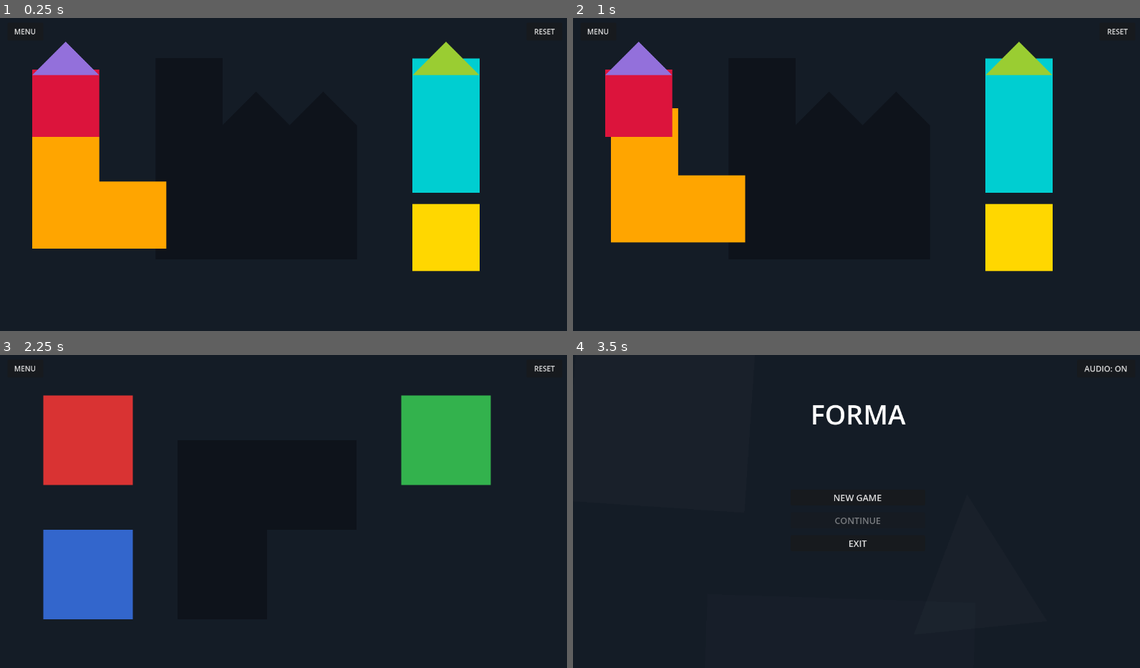
Above: before the commit, frames 1-4 (two rows, left to right).
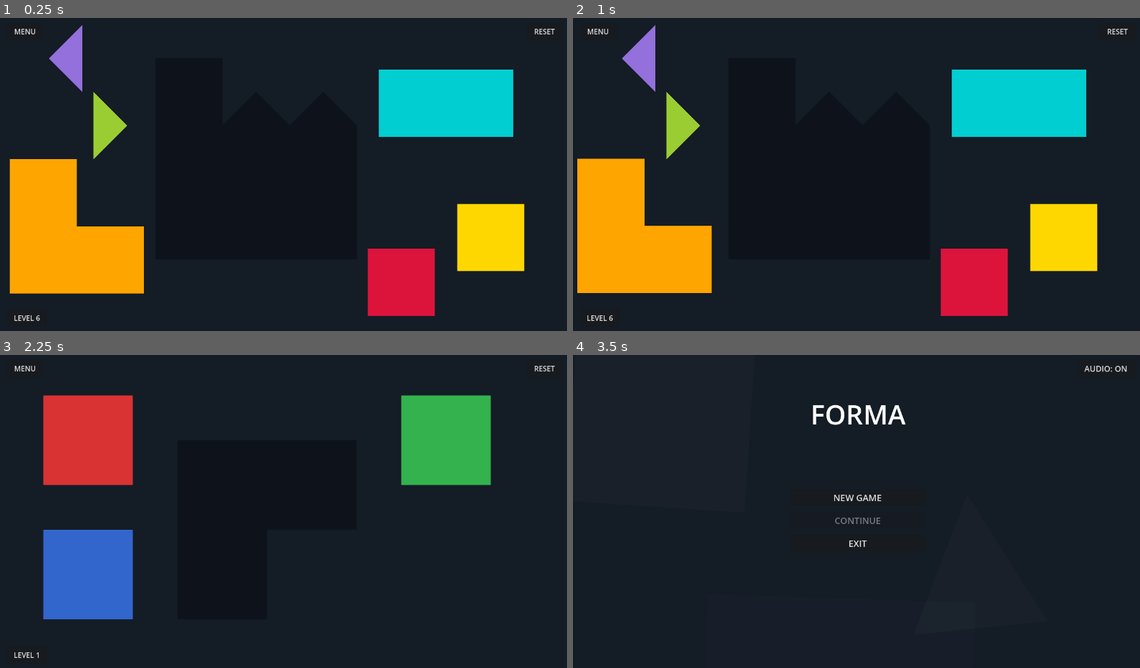
Above: after the commit, the same moments.

Repository: vaillant86/forma
Game: Godot game, scene res://lev_6.tscn
Two runs of this game, one before a commit and one after it. Both use one fixed random seed, a clock stepped at 60 frames per second and the inputs below. This scene is started directly instead of the project's main scene.
Inputs (mouse positions are in pixels of both pictures, inside the frame that each line leads up to):
- Up to frame 1 (0.25 s): no input
- Up to frame 2 (1 s): tap Enter at 0.5 s; move the mouse to (641, 215) at 0.52 s; click (641, 215) at 0.67 s
- Up to frame 3 (2.25 s): click "MENU" at 1.25 s; click "NEW GAME" at 2 s
- Up to frame 4 (3.5 s): click "MENU" at 2.75 s

The runs differ from the first frame. In frame 1, 23% of the frame differs, in the area x 1-93%, y 2-97%; in frame 2, 24%, in the area x 0-93%, y 2-97%; in frame 3, less than 0.1%; in frame 4, nothing differs.

Commit message:
Backup automatico:

Diff:
--- a/base_level.tscn
+++ b/base_level.tscn
@@ -57,6 +57,17 @@
 grow_horizontal = 0
 text = "RESET"
 
+[node name="BtnLevel" type="Button" parent="UI" unique_id=1314500607]
+anchors_preset = 2
+anchor_top = 1.0
+anchor_bottom = 1.0
+offset_left = 20.0
+offset_top = -60.0
+offset_right = 107.0
+offset_bottom = -20.0
+grow_vertical = 0
+mouse_filter = 2
+
 [node name="Targets" type="Node2D" parent="." unique_id=1709151857]
 
 [connection signal="pressed" from="UI/BtnProssimoLivello" to="." method="_on_btn_prossimo_livello_pressed"]
--- a/scripts/base_level.gd
+++ b/scripts/base_level.gd
@@ -3,20 +3,20 @@
 var gioco_attivo = false
 var raggio_calamita = 80.0
 
-# Variabili della griglia che si autocalcoleranno
 var grid_step = 75.0
 var grid_offset_x = 0.0
 var grid_offset_y = 0.0
 var griglia_calcolata = false
 
 func _ready():
-	$UI/LabelVittoria.hide()
-	$UI/BtnProssimoLivello.hide()
+	# Lasciamo vuoto questo blocco perché i file dei livelli (lev_1.gd, ecc.) lo sovrascrivono!
+	pass
 
 func _process(_delta):
-	# Al primo fotogramma utile, autocalcola la griglia perfetta
+	# Al primissimo fotogramma, calcoliamo la griglia E aggiorniamo l'interfaccia in sicurezza
 	if not griglia_calcolata:
 		calcola_griglia_automatica()
+		imposta_interfaccia()
 		gioco_attivo = true
 		return
 
@@ -26,11 +26,21 @@
 	if controlla_vittoria():
 		gestisci_vittoria()
 
+func imposta_interfaccia():
+	# Questa funzione viene chiamata in sicurezza dal _process() al primo fotogramma
+	$UI/LabelVittoria.hide()
+	$UI/BtnProssimoLivello.hide()
+
+	var nome_file = scene_file_path.get_file().get_basename()
+	if "_" in nome_file:
+		$UI/BtnLevel.text = "LEVEL " + nome_file.split("_")[1]
+	else:
+		$UI/BtnLevel.text = "LEVEL " + nome_file
+
 func calcola_griglia_automatica():
 	var sagoma = null
 	var primo_pezzo = null
 
-	# Trova la sagoma e un pezzo qualsiasi per capire la scala
 	for n in get_children():
 		if n is Polygon2D and not n.name.begins_with("Pezzo"):
 			sagoma = n
@@ -38,18 +48,17 @@
 			primo_pezzo = n
 
 	if sagoma != null and primo_pezzo != null:
-		# Risoluzione raddoppiata! 50 pixel per scala 1.0, e 37.5 per scala 0.75.
-		# Questo permette ai triangoli di incastrarsi perfetti a "mezzo blocco".
 		grid_step = 50.0 * primo_pezzo.scale.x
 
-		# Trova il punto d'origine esatto della sagoma
 		var min_x = 99999.0
 		var min_y = 99999.0
+		var trans = sagoma.get_global_transform()
+
 		for pt in sagoma.polygon:
-			if pt.x < min_x: min_x = pt.x
-			if pt.y < min_y: min_y = pt.y
+			var global_pt = trans * pt
+			if global_pt.x < min_x: min_x = global_pt.x
+			if global_pt.y < min_y: min_y = global_pt.y
 
-		# Allinea matematicamente la griglia ai bordi della sagoma (es. pixel 376)
 		grid_offset_x = fmod(min_x, grid_step)
 		grid_offset_y = fmod(min_y, grid_step)
 
@@ -72,6 +81,11 @@
 	if sagoma == null or pezzi.is_empty():
 		return false
 
+	var sagoma_global_poly = PackedVector2Array()
+	var trans_sagoma = sagoma.get_global_transform()
+	for pt in sagoma.polygon:
+		sagoma_global_poly.append(trans_sagoma * pt)
+
 	var poligoni_pezzi = []
 	for pezzo in pezzi:
 		var poly_node = null
@@ -90,7 +104,7 @@
 	if poligoni_pezzi.size() < pezzi.size():
 		return false
 
-	var rimanenza_sagoma = [sagoma.polygon]
+	var rimanenza_sagoma = [sagoma_global_poly]
 	for poly_p in poligoni_pezzi:
 		var nuova_rimanenza = []
 		for r_poly in rimanenza_sagoma:
@@ -103,7 +117,7 @@
 
 	var area_fuori = 0.0
 	for poly_p in poligoni_pezzi:
-		var pezzi_fuori = Geometry2D.clip_polygons(poly_p, sagoma.polygon)
+		var pezzi_fuori = Geometry2D.clip_polygons(poly_p, sagoma_global_poly)
 		for p_fuori in pezzi_fuori:
 			area_fuori += calcola_area(p_fuori)
 
--- a/scripts/l_shape.gd
+++ b/scripts/l_shape.gd
@@ -33,8 +33,9 @@
 
 		# TASTO DESTRO: Ruota di 90° a destra
 		elif event.button_index == MOUSE_BUTTON_RIGHT:
-			# Ruota il pezzo di 90 gradi mantenendo l'angolo tra 0 e 360
-			rotation_degrees = wrapf(rotation_degrees + 90.0, 0.0, 360.0)
+			rotation_degrees += 90.0
+			# Arrotonda matematicamente per evitare micro-errori decimali!
+			rotation_degrees = round(rotation_degrees / 90.0) * 90.0
 
 			# Ricalcola la presa se stiamo ruotando il pezzo a mezz'aria
 			if trascinamento:
--- a/scripts/lev_10.gd
+++ b/scripts/lev_10.gd
@@ -11,10 +11,10 @@
 	add_child(sagoma)
 
 	# Spawn dei pezzi
-	spawn_l_shape("Pezzo_L1", Vector2(150, 300), Color.ORANGE)
-	spawn_l_shape("Pezzo_L2", Vector2(1050, 300), Color.DARK_ORANGE)
-	spawn_rettangolo("Pezzo_Rect1", Vector2(250, 150), Color.DARK_TURQUOISE)
-	spawn_rettangolo("Pezzo_Rect2", Vector2(1000, 500), Color.TEAL)
+	spawn_l_shape("Pezzo_L1", Vector2(100, 200), Color.ORANGE, 90)
+	spawn_l_shape("Pezzo_L2", Vector2(1050, 450), Color.DARK_ORANGE)
+	spawn_rettangolo("Pezzo_Rect1", Vector2(500, 650), Color.DARK_TURQUOISE, 90)
+	spawn_rettangolo("Pezzo_Rect2", Vector2(1000, 650), Color.TEAL, 90)
 	spawn_quadrato("Pezzo_Q1", Vector2(150, 550), Color.CRIMSON)
 	spawn_quadrato("Pezzo_Q2", Vector2(1050, 100), Color.MEDIUM_PURPLE)
 
@@ -28,22 +28,24 @@
 	p.set_meta("forma", "quadrato")
 	add_child(p)
 
-func spawn_rettangolo(nome, pos, colore):
+func spawn_rettangolo(nome, pos, colore, rot = 0.0):
 	var pezzo = Area2D.new()
 	pezzo.set_script(load("res://scripts/rectangle.gd"))
 	pezzo.name = nome
 	pezzo.position = pos
 	pezzo.modulate = colore
+	pezzo.rotation_degrees = rot
 	pezzo.scale = Vector2(0.75, 0.75)
 	pezzo.set_meta("forma", "rettangolo")
 	add_child(pezzo)
 
-func spawn_l_shape(nome, pos, colore):
+func spawn_l_shape(nome, pos, colore, rot = 0.0):
 	var pezzo = Area2D.new()
 	pezzo.set_script(load("res://scripts/l_shape.gd"))
 	pezzo.name = nome
 	pezzo.position = pos
 	pezzo.modulate = colore
+	pezzo.rotation_degrees = rot
 	pezzo.scale = Vector2(0.75, 0.75)
 	pezzo.set_meta("forma", "l_shape")
 	add_child(pezzo)
--- a/scripts/lev_3.gd
+++ b/scripts/lev_3.gd
@@ -17,14 +17,23 @@
 	var sq = preload("res://square.tscn").instantiate()
 	sq.name = "Pezzo_Base"
 	sq.position = Vector2(150, 450)
-	sq.modulate = Color.MEDIUM_SLATE_BLUE # Viola/Blu
-	sq.set_meta("forma", "quadrato")      # Etichetta per il controllo vittoria
+	sq.modulate = Color.MEDIUM_SLATE_BLUE
+	sq.set_meta("forma", "quadrato")
 	add_child(sq)
 
-	spawn_triangolo("Pezzo_T1", Vector2(850, 150), Color.CORAL, 0)      # Arancio acceso
-	spawn_triangolo("Pezzo_T2", Vector2(1050, 150), Color.CHARTREUSE, 0) # Verde acido
-	spawn_triangolo("Pezzo_T3", Vector2(950, 300), Color.AQUA, 180)    # Azzurro (Capovolto)
-	spawn_triangolo("Pezzo_T4", Vector2(950, 500), Color.HOT_PINK, 0)   # Rosa acceso
+	# Spawniamo i triangoli con le rotazioni iniziali per T1 e T4
+	spawn_triangolo("Pezzo_T1", Vector2(850, 150), Color.CORAL, 90)
+	spawn_triangolo("Pezzo_T2", Vector2(1050, 150), Color.CHARTREUSE, 0)
+	spawn_triangolo("Pezzo_T3", Vector2(950, 300), Color.AQUA, 90)
+	spawn_triangolo("Pezzo_T4", Vector2(950, 500), Color.HOT_PINK, 90)
+
+	# --- SUGGERIMENTO (TIP) A SCHERMO ---
+	var tip = Label.new()
+	tip.text = "Right-click on a piece to rotate it"
+	tip.add_theme_font_size_override("font_size", 22)
+	tip.add_theme_color_override("font_color", Color(1.0, 1.0, 1.0, 0.6))
+	tip.position = Vector2(900, 660)
+	add_child(tip)
 
 func spawn_triangolo(nome, pos, colore, rot):
 	var tr = Area2D.new()
--- a/scripts/lev_5.gd
+++ b/scripts/lev_5.gd
@@ -17,9 +17,9 @@
 	add_child(sagoma)
 
 	# 2. Pezzi generati (scala 0.75)
-	spawn_quadrato("Pezzo_Rosso", Vector2(150, 474), Color.CRIMSON)
-	spawn_rettangolo("Pezzo_Rect", Vector2(1000, 249), Color.DARK_TURQUOISE)
-	spawn_l_shape("Pezzo_L", Vector2(950, 474), Color.ORANGE)
+	spawn_quadrato("Pezzo_Rosso", Vector2(150, 500), Color.CRIMSON)
+	spawn_rettangolo("Pezzo_Rect", Vector2(900, 200), Color.DARK_TURQUOISE)
+	spawn_l_shape("Pezzo_L", Vector2(950, 450), Color.ORANGE, 90)
 
 func spawn_quadrato(nome, pos, colore):
 	var p = preload("res://square.tscn").instantiate()
@@ -30,22 +30,24 @@
 	p.set_meta("forma", "quadrato")
 	add_child(p)
 
-func spawn_rettangolo(nome, pos, colore):
+func spawn_rettangolo(nome, pos, colore, rot = 0.0):
 	var pezzo = Area2D.new()
 	pezzo.set_script(load("res://scripts/rectangle.gd"))
 	pezzo.name = nome
 	pezzo.position = pos
 	pezzo.modulate = colore
+	pezzo.rotation_degrees = rot
 	pezzo.scale = Vector2(0.75, 0.75)
 	pezzo.set_meta("forma", "rettangolo")
 	add_child(pezzo)
 
-func spawn_l_shape(nome, pos, colore):
+func spawn_l_shape(nome, pos, colore, rot = 0.0):
 	var pezzo = Area2D.new()
 	pezzo.set_script(load("res://scripts/l_shape.gd"))
 	pezzo.name = nome
 	pezzo.position = pos
 	pezzo.modulate = colore
+	pezzo.global_rotation_degrees = rot
 	pezzo.scale = Vector2(0.75, 0.75)
 	pezzo.set_meta("forma", "l_shape")
 	add_child(pezzo)
--- a/scripts/lev_6.gd
+++ b/scripts/lev_6.gd
@@ -13,12 +13,12 @@
 	add_child(sagoma)
 
 	# Generazione Pezzi
-	spawn_l_shape("Pezzo_L", Vector2(150, 450), Color.ORANGE)
-	spawn_rettangolo("Pezzo_Rect", Vector2(1000, 250), Color.DARK_TURQUOISE)
-	spawn_quadrato("Pezzo_Q1", Vector2(150, 200), Color.CRIMSON)
-	spawn_quadrato("Pezzo_Q2", Vector2(1000, 500), Color.GOLD)
-	spawn_triangolo("Pezzo_T1", Vector2(150, 100), Color.MEDIUM_PURPLE, 0)
-	spawn_triangolo("Pezzo_T2", Vector2(1000, 100), Color.YELLOW_GREEN, 0)
+	spawn_l_shape("Pezzo_L", Vector2(100, 550), Color.ORANGE)
+	spawn_rettangolo("Pezzo_Rect", Vector2(1000, 200), Color.DARK_TURQUOISE, 90)
+	spawn_quadrato("Pezzo_Q1", Vector2(900, 600), Color.CRIMSON)
+	spawn_quadrato("Pezzo_Q2", Vector2(1100, 500), Color.GOLD)
+	spawn_triangolo("Pezzo_T1", Vector2(150, 100), Color.MEDIUM_PURPLE, 270)
+	spawn_triangolo("Pezzo_T2", Vector2(250, 250), Color.YELLOW_GREEN, 90)
 
 # --- FUNZIONI DI SPAWN ---
 func spawn_quadrato(nome, pos, colore):
@@ -30,22 +30,24 @@
 	p.set_meta("forma", "quadrato")
 	add_child(p)
 
-func spawn_rettangolo(nome, pos, colore):
+func spawn_rettangolo(nome, pos, colore, rot = 0.0):
 	var pezzo = Area2D.new()
 	pezzo.set_script(load("res://scripts/rectangle.gd"))
 	pezzo.name = nome
 	pezzo.position = pos
 	pezzo.modulate = colore
+	pezzo.rotation_degrees = rot
 	pezzo.scale = Vector2(0.75, 0.75)
 	pezzo.set_meta("forma", "rettangolo")
 	add_child(pezzo)
 
-func spawn_l_shape(nome, pos, colore):
+func spawn_l_shape(nome, pos, colore, rot = 0.0):
 	var pezzo = Area2D.new()
 	pezzo.set_script(load("res://scripts/l_shape.gd"))
 	pezzo.name = nome
 	pezzo.position = pos
 	pezzo.modulate = colore
+	pezzo.rotation_degrees = rot
 	pezzo.scale = Vector2(0.75, 0.75)
 	pezzo.set_meta("forma", "l_shape")
 	add_child(pezzo)
--- a/scripts/lev_7.gd
+++ b/scripts/lev_7.gd
@@ -13,12 +13,12 @@
 	add_child(sagoma)
 
 	# Spawn dei pezzi
-	spawn_l_shape("Pezzo_L", Vector2(150, 450), Color.ORANGE)
-	spawn_quadrato("Pezzo_Q", Vector2(1000, 350), Color.CRIMSON)
-	spawn_triangolo("Pezzo_T1", Vector2(150, 150), Color.DARK_TURQUOISE, 0)
-	spawn_triangolo("Pezzo_T2", Vector2(150, 250), Color.AQUA, 0)
-	spawn_triangolo("Pezzo_T3", Vector2(1000, 150), Color.HOT_PINK, 180)
-	spawn_triangolo("Pezzo_T4", Vector2(1000, 250), Color.VIOLET, 180)
+	spawn_l_shape("Pezzo_L", Vector2(150, 350), Color.ORANGE)
+	spawn_quadrato("Pezzo_Q", Vector2(1000, 550), Color.CRIMSON)
+	spawn_triangolo("Pezzo_T1", Vector2(150, 550), Color.DARK_TURQUOISE, 270)
+	spawn_triangolo("Pezzo_T2", Vector2(850, 100), Color.AQUA, 90)
+	spawn_triangolo("Pezzo_T3", Vector2(1000, 150), Color.HOT_PINK, 0)
+	spawn_triangolo("Pezzo_T4", Vector2(1100, 350), Color.VIOLET, 180)
 
 # --- FUNZIONI DI SPAWN ---
 func spawn_quadrato(nome, pos, colore):
--- a/scripts/lev_8.gd
+++ b/scripts/lev_8.gd
@@ -14,13 +14,13 @@
 	add_child(sagoma)
 
 	# Spawn dei pezzi
-	spawn_rettangolo("Pezzo_Rect", Vector2(150, 450), Color.DARK_TURQUOISE)
-	spawn_quadrato("Pezzo_Q1", Vector2(150, 150), Color.CRIMSON)
-	spawn_quadrato("Pezzo_Q2", Vector2(150, 250), Color.GOLD)
+	spawn_rettangolo("Pezzo_Rect", Vector2(200, 550), Color.DARK_TURQUOISE, 90)
+	spawn_quadrato("Pezzo_Q1", Vector2(100, 100), Color.CRIMSON)
+	spawn_quadrato("Pezzo_Q2", Vector2(200, 300), Color.GOLD)
 	spawn_quadrato("Pezzo_Q3", Vector2(1000, 450), Color.MEDIUM_PURPLE)
 	spawn_triangolo("Pezzo_T1", Vector2(1000, 150), Color.CORAL, 0)
 	spawn_triangolo("Pezzo_T2", Vector2(1000, 250), Color.CHARTREUSE, 180)
-	spawn_triangolo("Pezzo_T3", Vector2(1000, 550), Color.AQUA, 90)
+	spawn_triangolo("Pezzo_T3", Vector2(800, 550), Color.AQUA, 90)
 
 # --- FUNZIONI DI SPAWN ---
 func spawn_quadrato(nome, pos, colore):
@@ -32,12 +32,13 @@
 	p.set_meta("forma", "quadrato")
 	add_child(p)
 
-func spawn_rettangolo(nome, pos, colore):
+func spawn_rettangolo(nome, pos, colore, rot = 0.0):
 	var pezzo = Area2D.new()
 	pezzo.set_script(load("res://scripts/rectangle.gd"))
 	pezzo.name = nome
 	pezzo.position = pos
 	pezzo.modulate = colore
+	pezzo.rotation_degrees = rot
 	pezzo.scale = Vector2(0.75, 0.75)
 	pezzo.set_meta("forma", "rettangolo")
 	add_child(pezzo)
--- a/scripts/lev_9.gd
+++ b/scripts/lev_9.gd
@@ -13,8 +13,8 @@
 	add_child(sagoma)
 
 	# 2. Spawn dei pezzi (sparsi ai lati)
-	spawn_l_shape("Pezzo_L", Vector2(150, 450), Color.ORANGE)
-	spawn_rettangolo("Pezzo_Rect", Vector2(1000, 250), Color.DARK_TURQUOISE)
+	spawn_l_shape("Pezzo_L", Vector2(250, 450), Color.ORANGE, 180)
+	spawn_rettangolo("Pezzo_Rect", Vector2(1000, 250), Color.DARK_TURQUOISE, 90)
 	spawn_quadrato("Pezzo_Q1", Vector2(150, 200), Color.CRIMSON)
 	spawn_quadrato("Pezzo_Q2", Vector2(1000, 450), Color.MEDIUM_PURPLE)
 
@@ -28,22 +28,24 @@
 	p.set_meta("forma", "quadrato")
 	add_child(p)
 
-func spawn_rettangolo(nome, pos, colore):
+func spawn_rettangolo(nome, pos, colore, rot = 0.0):
 	var pezzo = Area2D.new()
 	pezzo.set_script(load("res://scripts/rectangle.gd"))
 	pezzo.name = nome
 	pezzo.position = pos
 	pezzo.modulate = colore
+	pezzo.rotation_degrees = rot
 	pezzo.scale = Vector2(0.75, 0.75)
 	pezzo.set_meta("forma", "rettangolo")
 	add_child(pezzo)
 
-func spawn_l_shape(nome, pos, colore):
+func spawn_l_shape(nome, pos, colore, rot = 0.0):
 	var pezzo = Area2D.new()
 	pezzo.set_script(load("res://scripts/l_shape.gd"))
 	pezzo.name = nome
 	pezzo.position = pos
 	pezzo.modulate = colore
+	pezzo.rotation_degrees = rot
 	pezzo.scale = Vector2(0.75, 0.75)
 	pezzo.set_meta("forma", "l_shape")
 	add_child(pezzo)
--- a/scripts/rectangle.gd
+++ b/scripts/rectangle.gd
@@ -31,8 +31,9 @@
 
 		# TASTO DESTRO: Ruota di 90° a destra
 		elif event.button_index == MOUSE_BUTTON_RIGHT:
-			# Ruota il pezzo di 90 gradi mantenendo l'angolo tra 0 e 360
-			rotation_degrees = wrapf(rotation_degrees + 90.0, 0.0, 360.0)
+			rotation_degrees += 90.0
+			# Arrotonda matematicamente per evitare micro-errori decimali!
+			rotation_degrees = round(rotation_degrees / 90.0) * 90.0
 
 			# Ricalcola la presa se stiamo ruotando il pezzo a mezz'aria
 			if trascinamento:
